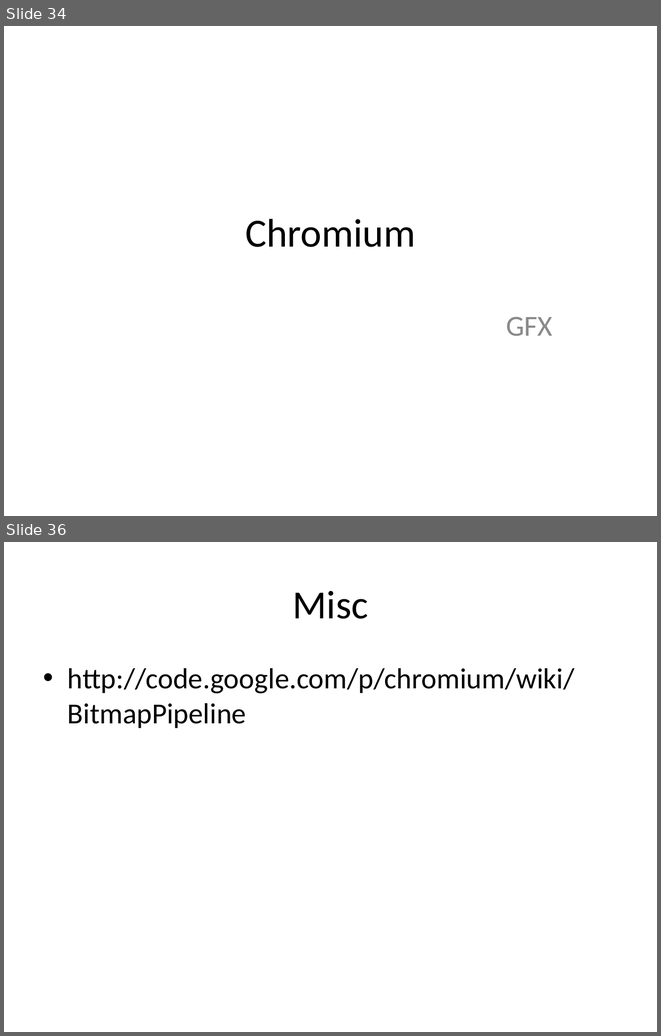
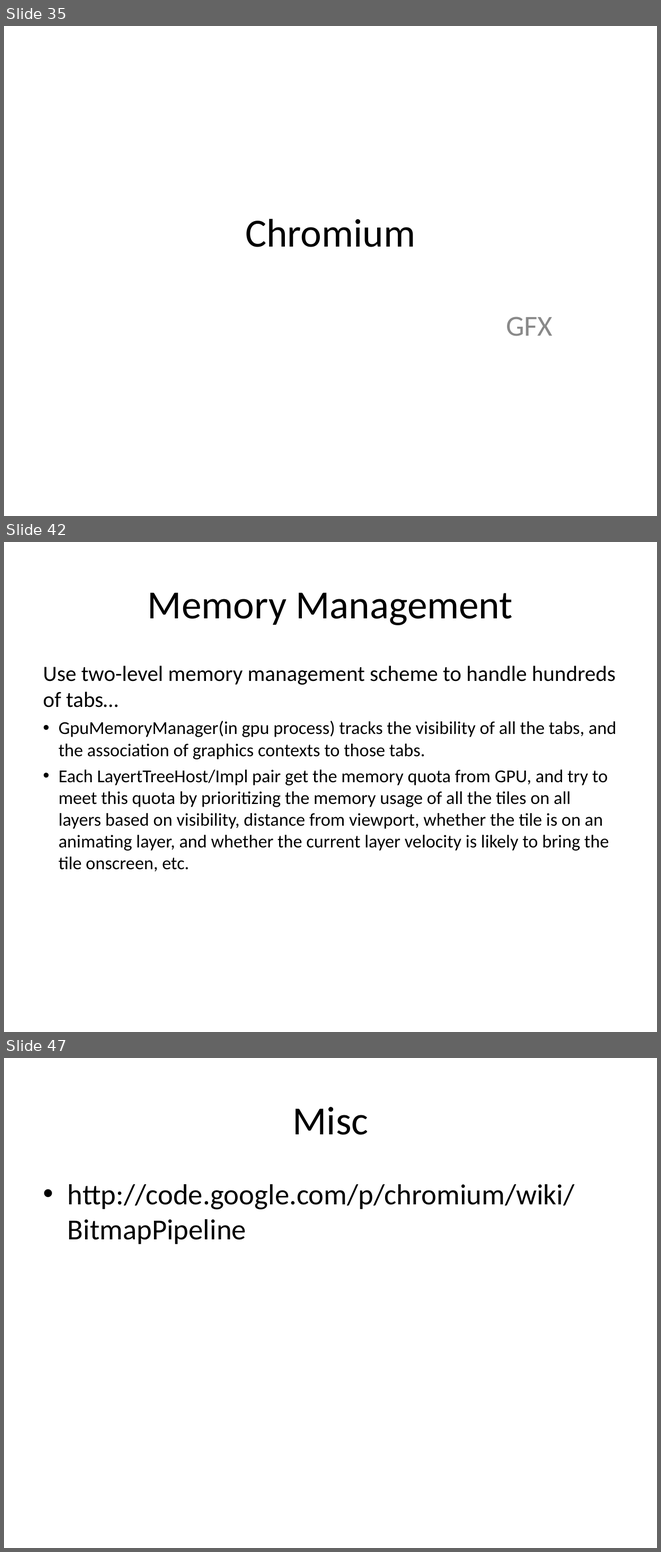
Before and after one commit to tezheng/chromium, a slide deck: docs/chromium.ppt. Shown one above the other, each under a label of ours: slides 34 and 36 before the commit, slides 35, 42 and 47 after it; the slides between them are not shown. The pictures are 661x1036 and 661x1552 pixels, drawn with LibreOffice and Linux fonts; fonts in the diff are those of the drawing. Boxes give left, top, right and bottom in pixels: in the first picture for what was removed or moved away, otherwise in the second. Text is boxed around its words. In the diff, an @@ line names an element or a change of style, - is before the commit and + after.

```diff
--- a/docs/chromium.ppt
+++ b/docs/chromium.ppt
@@ slide 42 added at (4, 542, 657, 1032), background #FFFFFF @@
@@ title added at (148, 592, 513, 625), 44 pt, text #000000 @@
+Memory Management
@@ text added at (43, 665, 616, 871), 20 pt, text #000000 @@
+Use two-level memory management scheme to handle hundreds of tabs…
+• GpuMemoryManager(in gpu process) tracks the visibility of all the tabs, and the association of graphics contexts to those tabs.
+• Each LayertTreeHost/Impl pair get the memory quota from GPU, and try to meet this quota by prioritizing the memory usage of all the tiles on all layers based on visibility, distance from viewport, whether the tile is on an animating layer, and whether the current layer velocity is likely to bring the tile onscreen, etc.
@@ what was slide 34 is now slide 35 @@
@@ what was slide 36 is now slide 47 @@
```
Also in this commit, not shown: 4 slides changed, 10 other slides added.
